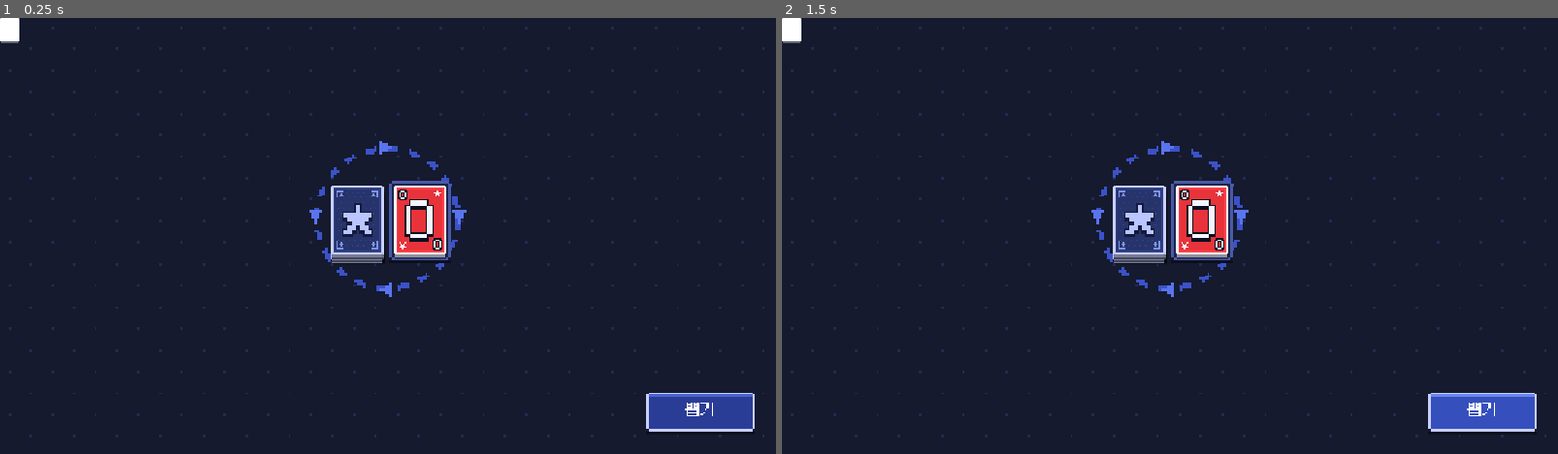
Above: before the commit, frames 1-2 (left to right).
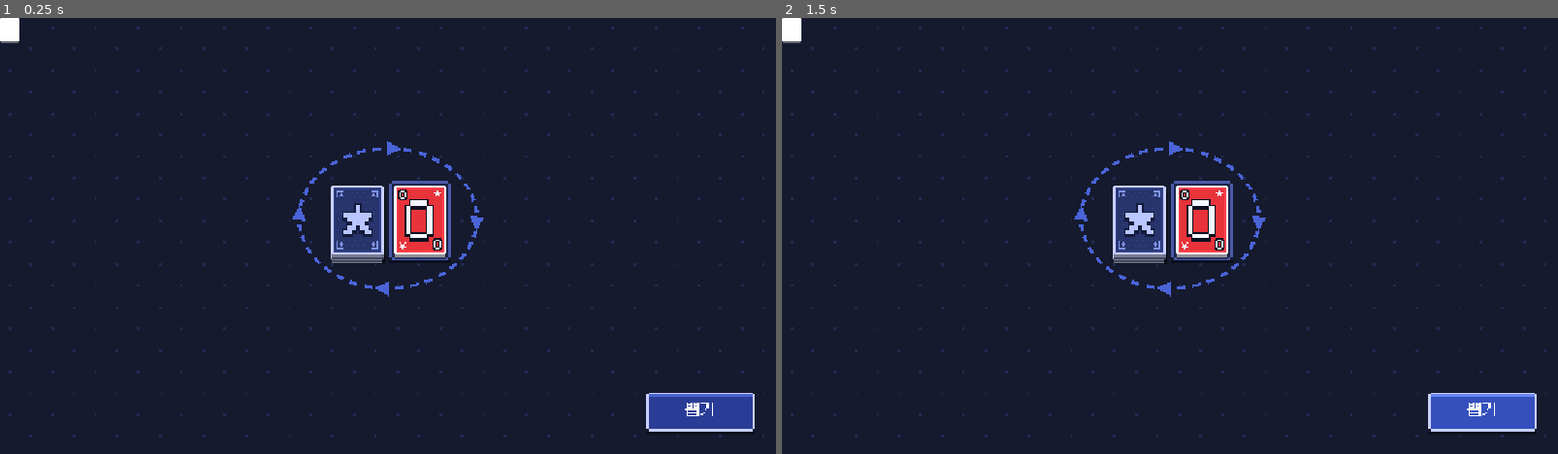
Above: after the commit, the same moments.

Repository: dong-park/hanjang
Game: Godot game, scene res://screens/table.tscn
Same seed, same stepped clock (60 frames per second), same inputs: the game is played once before the commit and once after it. This scene is started directly instead of the project's main scene.
Inputs:
- Up to frame 1 (0.25 s): no input
- Up to frame 2 (1.5 s): click "뽑기" at 0.5 s; click "뽑기" at 1.25 s

The runs differ from the first frame. In frame 1, 0.7% of the frame differs, in the area x 37-63%, y 28-64%; in frame 2, 0.7%.

Commit message:
fix(table): 장면 07 버린 더미 유지·곡선 날기·점선 방향 고리·뒷면 간격, 07 캡처 두 장과 비교 그림

Diff:
--- a/game/screens/table.gd
+++ b/game/screens/table.gd
@@ -11,6 +11,7 @@
 
 const CardViewScript := preload("res://ui/card_view.gd")
 const AvatarViewScript := preload("res://ui/avatar_view.gd")
+const DirRingScript := preload("res://ui/dir_ring.gd")
 const HandViewScript := preload("res://ui/hand_view.gd")
 const CardMap := preload("res://ui/card_map.gd")
 const WildPickerScene := preload("res://ui/wild_picker.tscn")
@@ -30,6 +31,8 @@
 }
 const LAYOUT := {2: {1: "top"}, 3: {1: "left", 2: "right"}, 4: {1: "left", 2: "top", 3: "right"}}
 const FLY_TIME := 0.32
+const BACK_STEP := 28  # 상대 뒷면 겹침 간격. 작은 카드 폭 40에서 별이 보이는 최소치
+const BACK_MAX := 8
 
 var names: Array = ["나", "하늘", "민트", "체리"]
 var faces: Array = [3, 0, 1, 2]
@@ -46,15 +49,17 @@
 var _fx: Control
 var _discard_cv
 var _discard_border: Panel
-var _ring: TextureRect
+var _ring
 var _bar: ProgressBar
 var _time_label: Label
 var _bubble: PanelContainer
 var _bubble_label: Label
 var _end_label: Label
 var _opp_center := {}
+var _opp_from := {}
 var _flying := 0
 var _locked := false
+var _shown_color := 0
 var _last_from := Vector2.ZERO
 var _has_from := false
 
@@ -69,14 +74,7 @@
 	bg.mouse_filter = Control.MOUSE_FILTER_IGNORE
 	add_child(bg)
 
-	_ring = TextureRect.new()
-	_ring.texture = load("res://assets/ui/ring.png")
-	_ring.texture_filter = CanvasItem.TEXTURE_FILTER_NEAREST
-	_ring.expand_mode = TextureRect.EXPAND_IGNORE_SIZE
-	_ring.stretch_mode = TextureRect.STRETCH_SCALE
-	_ring.position = Vector2(447, 170)
-	_ring.size = Vector2(256, 256)
-	_ring.mouse_filter = Control.MOUSE_FILTER_IGNORE
+	_ring = DirRingScript.new()
 	add_child(_ring)
 
 	# 뽑을 더미(두께 표현으로 뒷면 셋을 겹친다)와 버린 더미
@@ -223,15 +221,17 @@
 	var my_turn: bool = s.turn == me and s.phase != "done"
 	var pick: bool = my_turn and s.phase == "pick"
 
-	_discard_cv.show_card(CardMap.view_color(s.top), CardMap.view_value(s.top))
-	_discard_cv.visible = _flying == 0
+	# 날아오는 중에는 이전 맨 위 카드와 색 테두리를 그대로 두고, 내려앉은 뒤 바꾼다.
+	if _flying == 0:
+		_show_discard(s.top, s.color)
+	_discard_cv.visible = true
 	var bsb := StyleBoxFlat.new()
 	bsb.bg_color = Color(0, 0, 0, 0)
 	bsb.set_border_width_all(5)
-	bsb.border_color = COLOR_RGB[s.color]
+	bsb.border_color = COLOR_RGB[_shown_color]
 	bsb.set_corner_radius_all(3)
 	_discard_border.add_theme_stylebox_override("panel", bsb)
-	_ring.flip_h = s.dir < 0
+	_ring.clockwise = s.dir > 0
 
 	for c in _opps.get_children():
 		_opps.remove_child(c)
@@ -240,6 +240,7 @@
 		_me_box.remove_child(c)
 		c.queue_free()
 	_opp_center = {}
+	_opp_from = {}
 	var slots: Dictionary = LAYOUT.get(s.n, {})
 	for seat in s.n:
 		var rel := posmod(seat - me, s.n)
@@ -259,13 +260,13 @@
 		av.position = slot.avatar
 		av.setup(faces[seat], names[seat], st, seat == host_seat)
 		var cnt: int = s.counts[seat]
-		var shown := mini(cnt, 12)
+		var shown := mini(cnt, BACK_MAX)
 		for i in shown:
 			var cv = CardViewScript.new()
 			_opps.add_child(cv)
 			cv.show_back()
 			cv.set_card_size(CardViewScript.CardSize.SMALL)
-			cv.position = slot.cards + Vector2(20 * i, 0)
+			cv.position = slot.cards + Vector2(BACK_STEP * i, 0)
 		var badge := PanelContainer.new()
 		var bs := StyleBoxFlat.new()
 		bs.bg_color = Color("1c2340")
@@ -282,8 +283,9 @@
 		bl.add_theme_font_size_override("font_size", 20)
 		badge.add_child(bl)
 		_opps.add_child(badge)
-		badge.position = slot.cards + Vector2(20 * maxi(shown - 1, 0) + 52, 8)
-		_opp_center[seat] = slot.cards + Vector2(20 * maxi(shown - 1, 0) / 2.0 + 20, 28)
+		badge.position = slot.cards + Vector2(BACK_STEP * maxi(shown - 1, 0) + 52, 8)
+		_opp_center[seat] = slot.cards + Vector2(BACK_STEP * maxi(shown - 1, 0) / 2.0 + 20, 28)
+		_opp_from[seat] = slot.avatar + Vector2(36, 36)
 
 	# 내 패: 내 차례의 고르는 중에만 솟거나 어두워진다. 그 밖에는 평평하다.
 	var ids: Array = []
@@ -330,6 +332,11 @@
 		_end_label.text = "%s 승리!" % names[s.winner]
 
 
+func _show_discard(top: Dictionary, color: int) -> void:
+	_shown_color = color
+	_discard_cv.show_card(CardMap.view_color(top), CardMap.view_value(top))
+
+
 func _fly_top(prev: Dictionary, s: Dictionary) -> void:
 	var player: int = prev.turn
 	var from := Vector2(575, 560)
@@ -337,27 +344,47 @@
 	if player == s.seat:
 		if _has_from:
 			from = _last_from
-	elif _opp_center.has(player):
-		from = _opp_center[player]
+	elif _opp_from.has(player):
+		from = _opp_from[player]
 		start_scale = 0.5
 	_has_from = false
 	var cv = CardViewScript.new()
 	_fx.add_child(cv)
 	cv.show_card(CardMap.view_color(s.top), CardMap.view_value(s.top))
-	cv.pivot_offset = cv.card_pixel_size() / 2.0
-	cv.position = from - cv.card_pixel_size() / 2.0
+	cv.pivot_offset = Vector2.ZERO
+	var start := from - cv.card_pixel_size() * start_scale / 2.0
+	cv.position = start
 	cv.scale = Vector2(start_scale, start_scale)
+	# 버린 더미 자리는 날아오는 동안 이전 맨 위 카드를 그대로 보인다.
+	if _flying == 0:
+		_show_discard(prev.top, prev.color)
 	_flying += 1
-	_discard_cv.visible = false
+	_redraw_discard_border()
+	# 위에서 내려오는 곡선: 뽑을 더미 위를 가로지르지 않는다.
+	var ctrl := Vector2(DISCARD_POS.x, 20.0)
 	var tw := create_tween()
-	tw.tween_property(cv, "position", DISCARD_POS, FLY_TIME).set_trans(Tween.TRANS_CUBIC).set_ease(Tween.EASE_OUT)
-	tw.parallel().tween_property(cv, "scale", Vector2.ONE, FLY_TIME)
+	tw.tween_method(func(t: float):
+		var u := 1.0 - t
+		cv.position = u * u * start + 2.0 * u * t * ctrl + t * t * DISCARD_POS
+		var k := lerpf(start_scale, 1.0, t)
+		cv.scale = Vector2(k, k), 0.0, 1.0, FLY_TIME).set_trans(Tween.TRANS_QUAD).set_ease(Tween.EASE_OUT)
+	tw.tween_callback(func():
+		_flying -= 1
+		if _flying == 0:
+			_show_discard(snap.top, snap.color)
+			_redraw_discard_border())
 	tw.tween_property(cv, "scale", Vector2(1.12, 1.12), 0.07)
 	tw.tween_property(cv, "scale", Vector2.ONE, 0.1).set_trans(Tween.TRANS_BACK).set_ease(Tween.EASE_OUT)
-	tw.tween_callback(func():
-		_flying -= 1
-		_discard_cv.visible = _flying == 0
-		cv.queue_free())
+	tw.tween_callback(cv.queue_free)
+
+
+func _redraw_discard_border() -> void:
+	var bsb := StyleBoxFlat.new()
+	bsb.bg_color = Color(0, 0, 0, 0)
+	bsb.set_border_width_all(5)
+	bsb.border_color = COLOR_RGB[_shown_color]
+	bsb.set_corner_radius_all(3)
+	_discard_border.add_theme_stylebox_override("panel", bsb)
 
 
 func _on_card_chosen(card_id: int, from_pos: Vector2) -> void:
--- a/game/tests/capture_table.gd
+++ b/game/tests/capture_table.gd
@@ -52,11 +52,12 @@
 	stage(r, r.make_card(0, "num", 7), 0, [r.make_card(0, "num", 3), r.make_card(1, "num", 8), r.make_card(2, "skip"), r.make_card(3, "num", 5), r.make_card(1, "draw2")], 1)
 	r.hands[1] = [r.make_card(0, "num", 9), r.make_card(1, "num", 1), r.make_card(1, "num", 2), r.make_card(2, "num", 2), r.make_card(3, "num", 2), r.make_card(3, "num", 4)]
 	drv.push()
-	await process_frame
+	await create_timer(0.7).timeout
 	drv.bot_step()
-	await create_timer(0.12).timeout
-	await shot("07-opponent-fly")
-	await create_timer(0.5).timeout
+	await create_timer(0.1).timeout
+	await shot("07a-opponent-flying")
+	await create_timer(0.7).timeout
+	await shot("07b-opponent-landed")
 
 	# 08: 와일드 색 고르기
 	stage(r, r.make_card(0, "num", 7), 0, [r.make_card(0, "num", 3), r.make_card(1, "num", 8), r.make_card(2, "skip"), r.make_card(3, "num", 5), r.make_card(1, "draw2")], 0, "color")
--- a/game/tests/test_table.gd
+++ b/game/tests/test_table.gd
@@ -144,11 +144,15 @@
 		var cv = hv.views[id]
 		if cv.lift != 0 or cv.dimmed:
 			flat = false
+	await create_timer(0.6).timeout  # 장면 만들기로 생긴 날기가 끝나길 기다린다
 	check(flat, "남의 차례에 내 카드는 평평하다")
 	drv.bot_step()
 	await create_timer(0.1).timeout
 	check(table._flying >= 1, "상대 카드가 날아온다")
+	check(table._discard_cv.visible and table._discard_cv.value == "7" and table._discard_cv.color == "red", "날아오는 동안 버린 더미는 이전 맨 위 카드(빨강 7)")
+	check(table._fx.get_child_count() >= 1 and table._fx.get_child(0).position.x < 584.0 - 5.0 or table._fx.get_child(0).position.y < 248.0, "날아오는 카드는 뽑을 더미 쪽이 아닌 낸 사람 자리에서 출발")
 	await create_timer(0.6).timeout
+	check(table._flying == 0 and table._discard_cv.value == str(rules.top().num), "내려앉은 뒤 버린 더미가 새 카드로 바뀐다")
 
 	# 와일드: 내면 팝업, 파랑을 누르면 모두가 파랑을 본다
 	rules.discard = [rules.make_card(0, "num", 7)]
--- /dev/null
+++ b/game/ui/dir_ring.gd
@@ -0,0 +1,40 @@
+extends Control
+## 방향 고리: 이어진 점선 타원과 화살표 4개. clockwise 가 거짓이면 반대로 돈다.
+
+var clockwise := true:
+	set(v):
+		clockwise = v
+		queue_redraw()
+
+const CENTER := Vector2(576, 298)
+const RADII := Vector2(132, 104)
+const COLOR := Color("4a64d8")
+const DASHES := 36
+
+
+func _init() -> void:
+	mouse_filter = Control.MOUSE_FILTER_IGNORE
+	set_anchors_preset(Control.PRESET_FULL_RECT)
+
+
+func _pt(a: float) -> Vector2:
+	return CENTER + Vector2(cos(a) * RADII.x, sin(a) * RADII.y)
+
+
+func _draw() -> void:
+	var step := TAU / DASHES
+	for i in DASHES:
+		var a0 := i * step
+		var pts := PackedVector2Array()
+		for k in 5:
+			pts.append(_pt(a0 + step * 0.55 * k / 4.0))
+		draw_polyline(pts, COLOR, 5.0)
+	# 화살표 4개: 위·오른쪽·아래·왼쪽. 시계 방향이면 위는 오른쪽, 오른쪽은 아래를 가리킨다.
+	for q in 4:
+		var a := -PI / 2.0 + q * PI / 2.0 + step * 0.275
+		var p := _pt(a)
+		var tan := Vector2(-sin(a) * RADII.x, cos(a) * RADII.y).normalized()
+		if not clockwise:
+			tan = -tan
+		var nrm := Vector2(-tan.y, tan.x)
+		draw_colored_polygon(PackedVector2Array([p + tan * 14.0, p - tan * 8.0 + nrm * 11.0, p - tan * 8.0 - nrm * 11.0]), COLOR)
Not shown, changed: spec/hanjang/evidence/n5/05-my-turn.png
Not shown, changed: spec/hanjang/evidence/n5/06-play-fly.png
Not shown, added: spec/hanjang/evidence/n5/07-compare-storyboard-vs-game.png
Not shown, removed: spec/hanjang/evidence/n5/07-opponent-fly.png
Not shown, added: spec/hanjang/evidence/n5/07a-opponent-flying.png
Not shown, added: spec/hanjang/evidence/n5/07b-opponent-landed.png
Not shown, changed: spec/hanjang/evidence/n5/08-wild-picker.png
Not shown, changed: spec/hanjang/evidence/n5/11-draw-choice.png
Not shown, changed: spec/hanjang/n5-table.md
